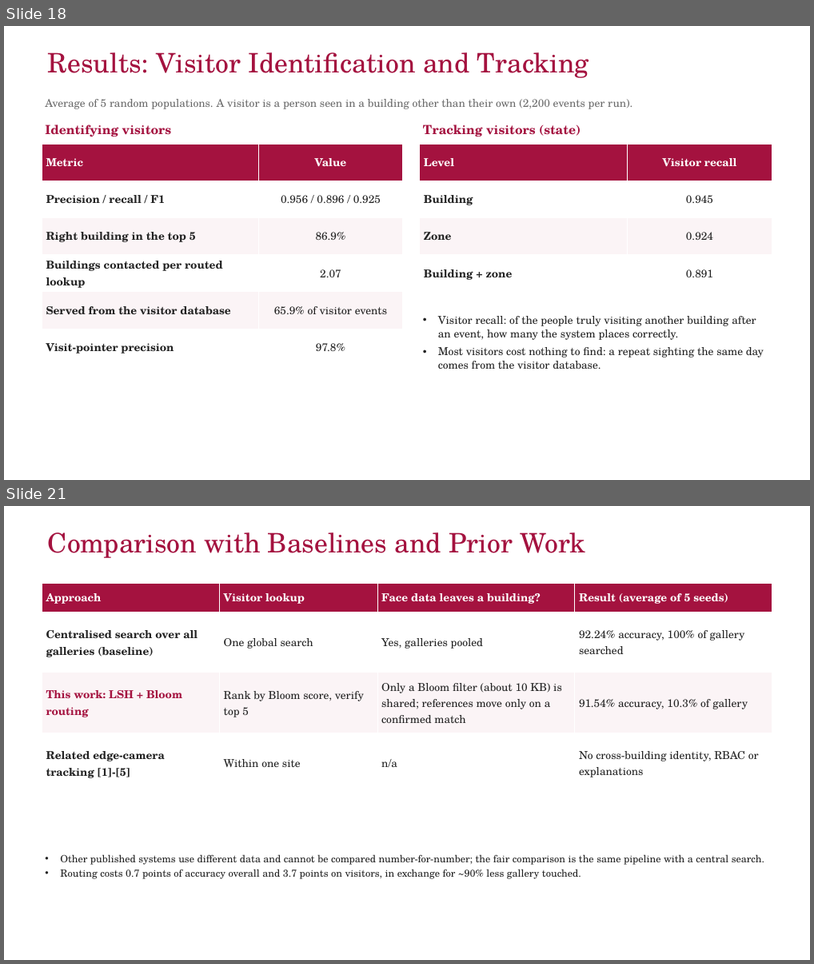
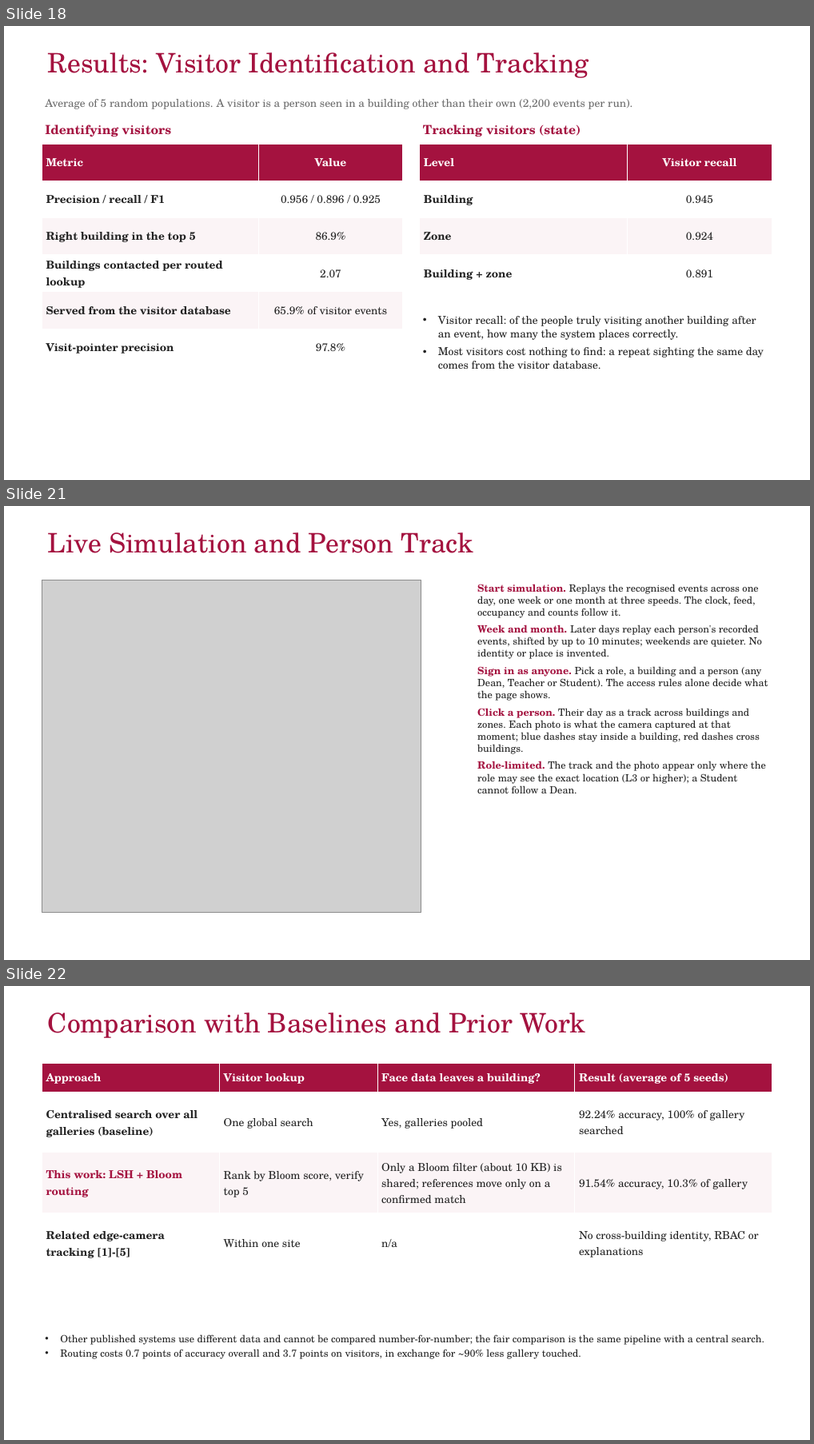
Before and after one commit to yadhu-vipin/Occupant_Tracking_v2, a slide deck: final_review/S7_Final_Review_Group_C3.pptx. Shown one above the other, each under a label of ours: slides 18 and 21 before the commit, slides 18, 21 and 22 after it; the slides between them are not shown. The pictures are 814x964 and 814x1444 pixels, drawn with LibreOffice and Linux fonts; fonts in the diff are those of the drawing; grey boxes stand for pictures; background and template pictures are left out. Boxes give left, top, right and bottom in pixels: in the first picture for what was removed or moved away, otherwise in the second. Text is boxed around its words. In the diff, an @@ line names an element or a change of style, - is before the commit and + after.

Commit message:
docs: deck built on the edited version plus the new dashboard (simulation, sign-in, track); report updated to match

```diff
--- a/final_review/S7_Final_Review_Group_C3.pptx
+++ b/final_review/S7_Final_Review_Group_C3.pptx
@@ slide 21 added at [4,506,810,960], background #FFFFFF @@
@@ title added at [48,532,474,553], 32 pt, text #A4123F @@
+Live Simulation and Person Track
@@ picture added at [42,580,421,912] @@
@@ text added at [478,584,768,793], 12 pt, text #222222 @@
+Start simulation. Replays the recognised events across one day, one week or one month at three speeds. The clock, feed, occupancy and counts follow it.
+Week and month. Later days replay each person's recorded events, shifted by up to 10 minutes; weekends are quieter. No identity or place is invented.
+Sign in as anyone. Pick a role, a building and a person (any Dean, Teacher or Student). The access rules alone decide what the page shows.
+Click a person. Their day as a track across buildings and zones. Each photo is what the camera captured at that moment; blue dashes stay inside a building, red dashes cross buildings.
+Role-limited. The track and the photo appear only where the role may see the exact location (L3 or higher); a Student cannot follow a Dean.
@@ page number added at [4,938,42,960], 16 pt, text #FFFFFF, bold @@
+21
@@ what was slide 21 is now slide 22 @@
```
Also in this commit, not shown: 8 slides changed, 7 other files.
